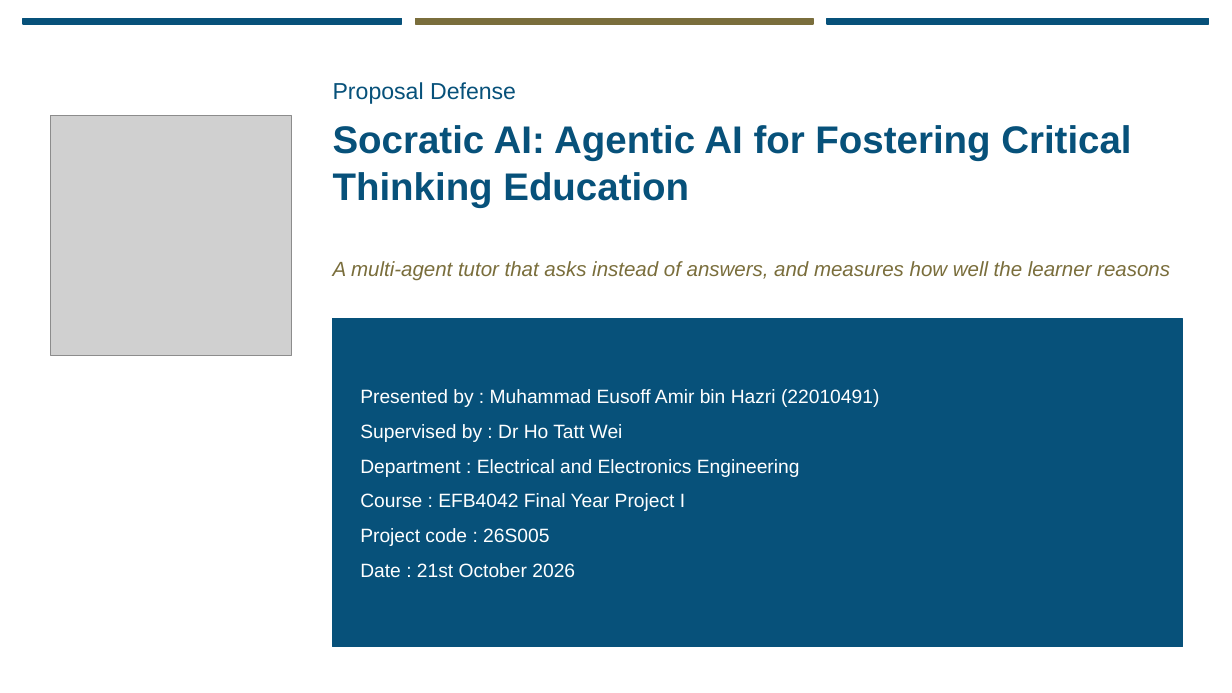
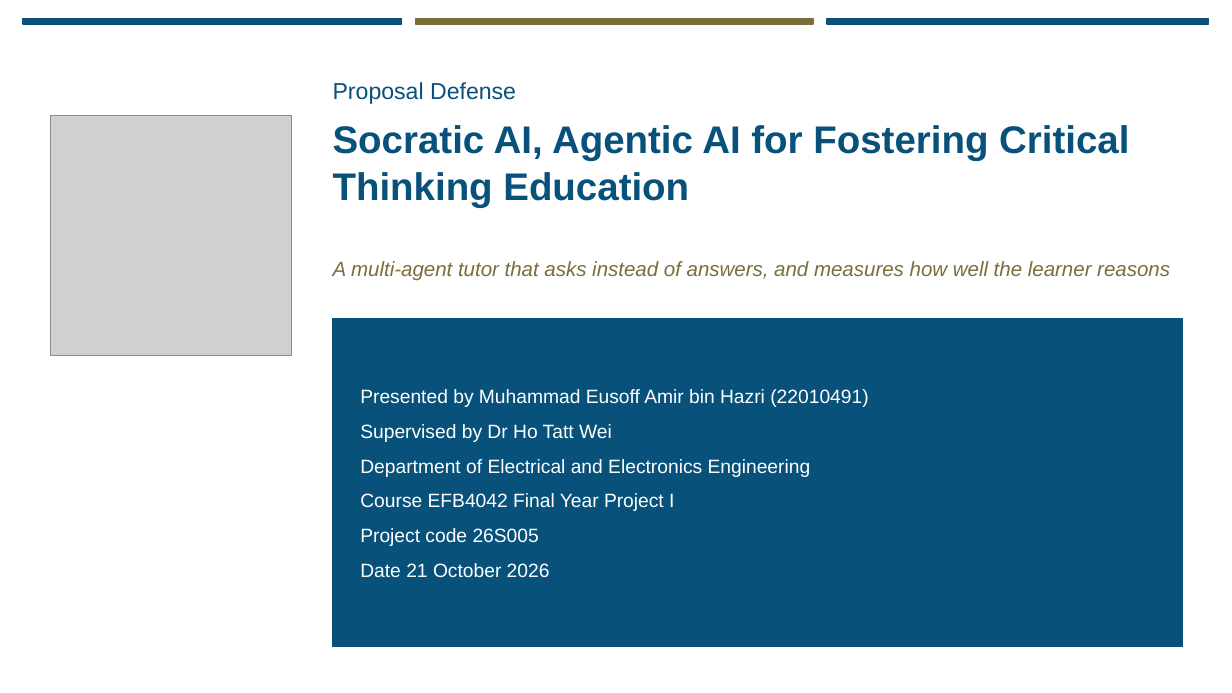
Before and after one commit to eusoffamir/Socratic-AI, a slide deck: slide 1 of docs/defence/Socratic AI Proposal Defence.pptx. Drawn at 1232x693 pixels with LibreOffice and Linux fonts; fonts in the diff are those of the drawing; grey boxes stand for pictures. Boxes give left, top, right and bottom in pixels: in the first picture for what was removed or moved away, otherwise in the second. Text is boxed around its words. In the diff, an @@ line names an element or a change of style, - is before the commit and + after.

```diff
--- a/docs/defence/Socratic AI Proposal Defence.pptx
+++ b/docs/defence/Socratic AI Proposal Defence.pptx
@@ text at [333, 125, 1129, 207]: text changed @@
-Socratic AI: Agentic AI for Fostering Critical Thinking Education
+Socratic AI, Agentic AI for Fostering Critical Thinking Education
@@ text at [360, 389, 868, 577]: text changed @@
-Presented by : Muhammad Eusoff Amir bin Hazri (22010491)
-Supervised by : Dr Ho Tatt Wei
-Department : Electrical and Electronics Engineering
-Course : EFB4042 Final Year Project I
-Project code : 26S005
-Date : 21st October 2026
+Presented by Muhammad Eusoff Amir bin Hazri (22010491)
+Supervised by Dr Ho Tatt Wei
+Department of Electrical and Electronics Engineering
+Course EFB4042 Final Year Project I
+Project code 26S005
+Date 21 October 2026
```
Also in this commit, not shown: 14 other slides changed, 1 slide removed, 8 other files.
